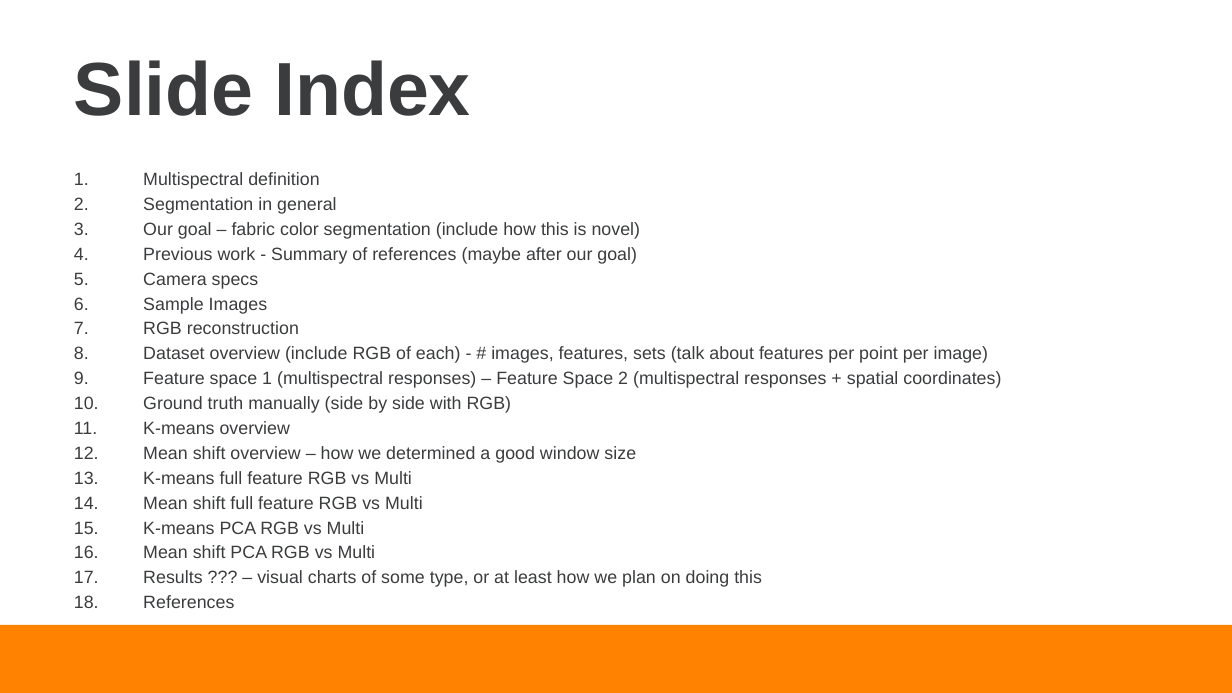
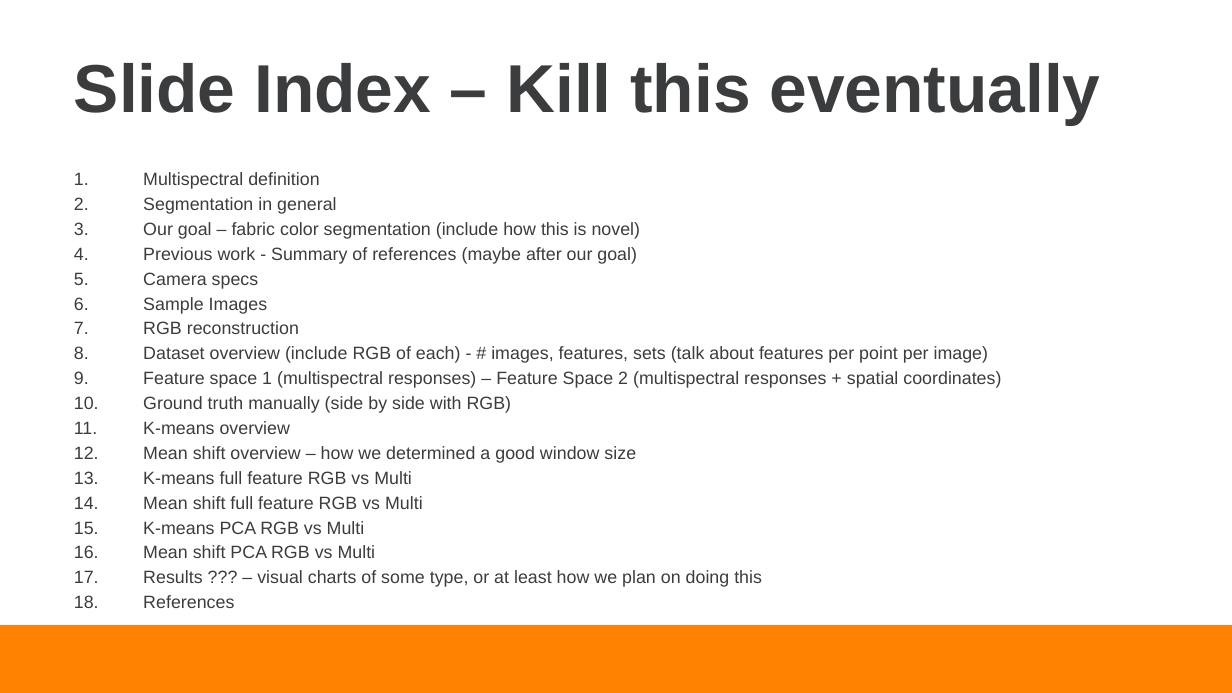
Before and after one commit to dcc3/ECE491_Final_Project, a slide deck: slide 2 of Documentation/Cornett_Leach_Presentation.pptx. Drawn at 1232x693 pixels with LibreOffice and Linux fonts; fonts in the diff are those of the drawing; background and template pictures are left out. Boxes give left, top, right and bottom in pixels: in the first picture for what was removed or moved away, otherwise in the second. Text is boxed around its words. In the diff, an @@ line names an element or a change of style, - is before the commit and + after.

```diff
--- a/Documentation/Cornett_Leach_Presentation.pptx
+++ b/Documentation/Cornett_Leach_Presentation.pptx
@@ title at box(74, 63, 1100, 125): text changed; size 44 to 39.6 pt @@
-Slide Index
+Slide Index – Kill this eventually
```
Also in this commit, not shown: 1 other slide changed, 1 slide added.
